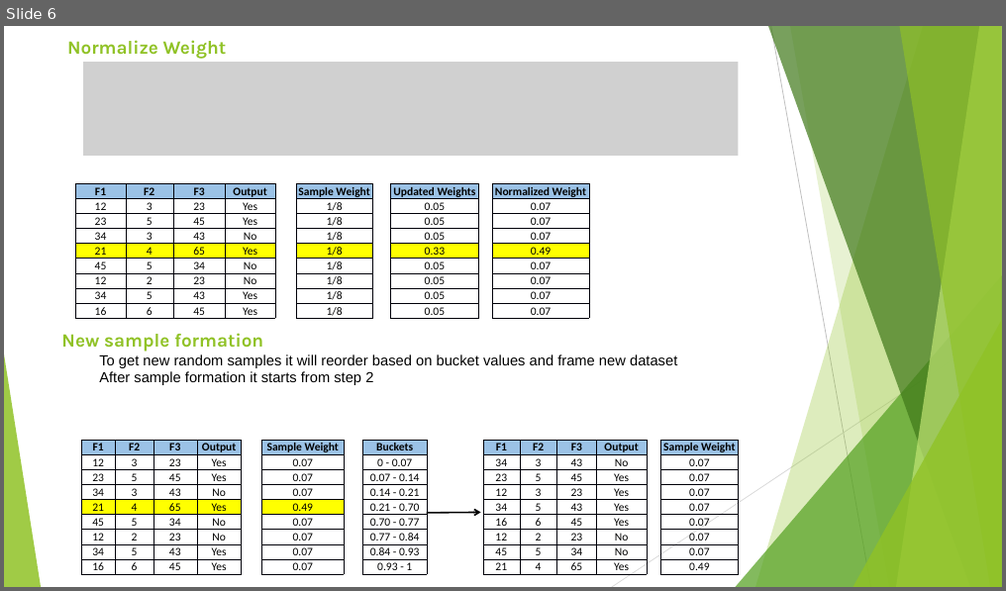
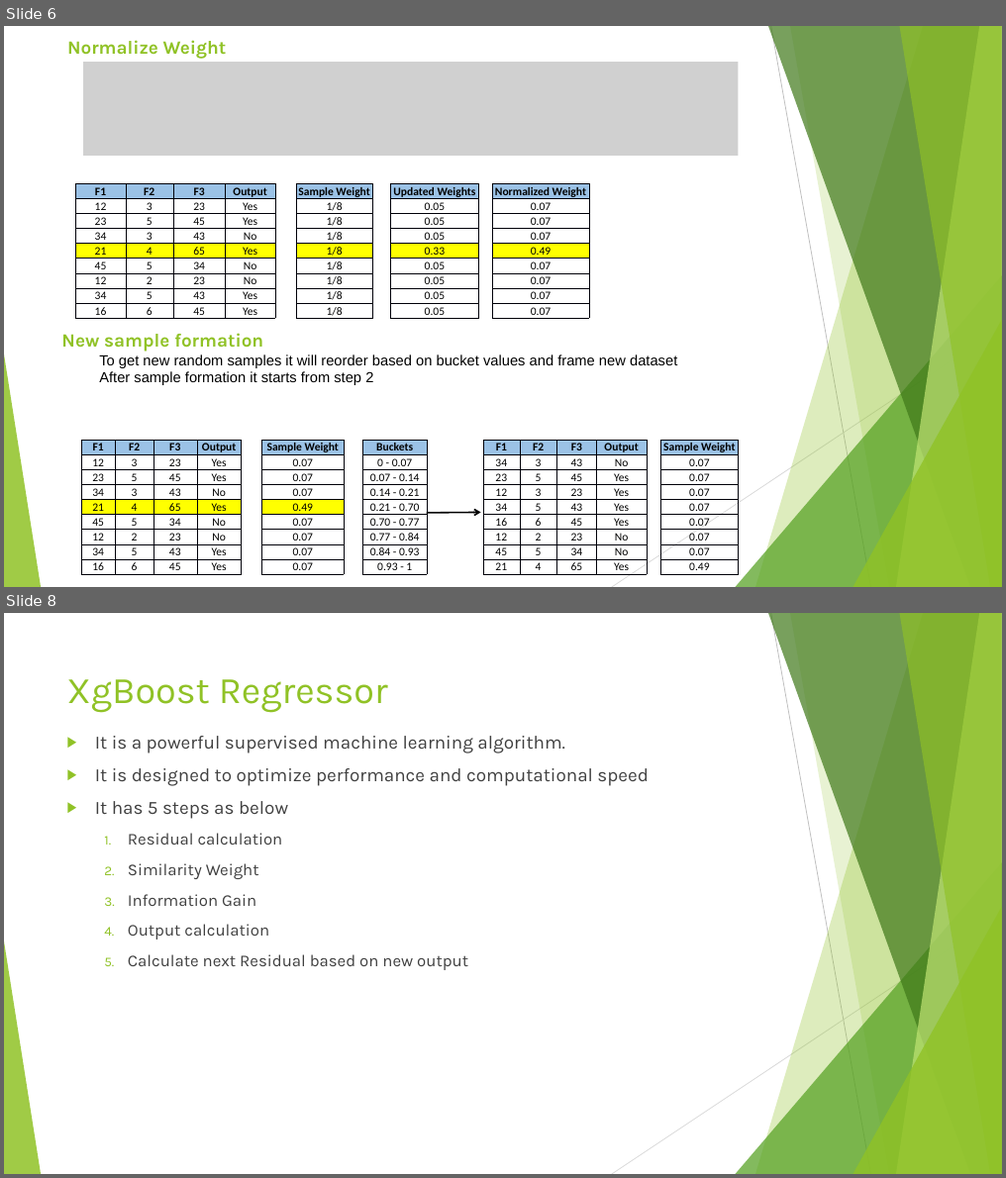
Before and after one commit to DineshC27/Hope-AI, a slide deck: Python/Machine Learning/Regression Assignment/Boosting Algorithm.pptx. Shown one above the other, each under a label of ours: slide 6 before the commit, slides 6 and 8 after it; the slides between them are not shown. The pictures are 1006x591 and 1006x1178 pixels, drawn with LibreOffice and Linux fonts; fonts in the diff are those of the drawing; grey boxes stand for pictures. Boxes give left, top, right and bottom in pixels: in the first picture for what was removed or moved away, otherwise in the second. Text is boxed around its words. In the diff, an @@ line names an element or a change of style, - is before the commit and + after.

```diff
--- a/Python/Machine Learning/Regression Assignment/Boosting Algorithm.pptx
+++ b/Python/Machine Learning/Regression Assignment/Boosting Algorithm.pptx
@@ slide 8 added at [4,613,1002,1174], background #FFFFFF; not listed: 10 template elements that a slide beside it also shows @@
@@ title added at [67,679,388,713], 36 pt, text #90C226 @@
+XgBoost Regressor
@@ text added at [95,736,648,970], 18 pt, text #404040 @@
+▶ It is a powerful supervised machine learning algorithm.
+▶ It is designed to optimize performance and computational speed
+▶ It has 5 steps as below
+  1. Residual calculation
+  2. Similarity Weight
+  3. Information Gain
+  4. Output calculation
+  5. Calculate next Residual based on new output
```
Also in this commit, not shown: 2 slides changed, 9 other slides added, 2 other files.
